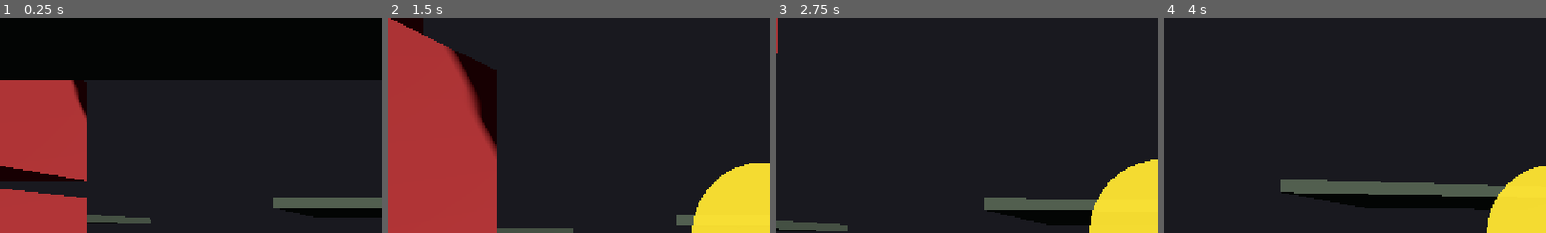
Above: before the commit, frames 1-4 (left to right).
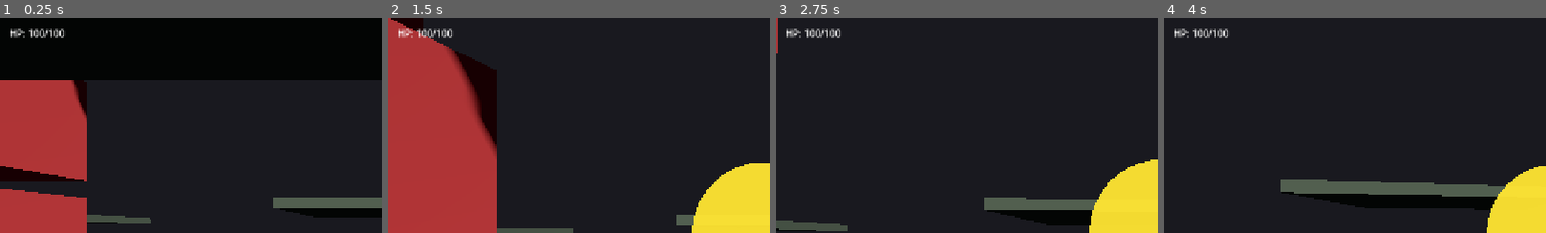
Above: after the commit, the same moments.

Repository: radomirsky/190K-G.O.P
Game: Godot game, scene res://main.tscn
The game is run twice, just before and just after one commit, with the same random seed, the same clock (stepped at 60 frames per second) and the same inputs.
Inputs (mouse positions are % of the whole screen's width and height, from its top left):
- Up to frame 1 (0.25 s): no input
- Up to frame 2 (1.5 s): tap Enter at 0.5 s; move the mouse to (55, 50) at 0.52 s; hold W from 0.53 s (still down); tap E at 0.6 s; click (55, 50) at 0.67 s; tap Space at 0.77 s; move the mouse to (45, 50) at 1.27 s; tap Q at 1.35 s
- Up to frame 3 (2.75 s): keep holding W; tap Space at 1.52 s; move the mouse to (52, 48) at 2.02 s; hold Ctrl from 2.03 s (still down)
- Up to frame 4 (4 s): keep holding W; move the mouse to (49, 52) at 2.77 s; release Ctrl at 2.78 s; tap Shift at 2.85 s; click (49, 52) at 2.92 s; tap Space at 3.02, 3.77 s; move the mouse to (57, 51) at 3.52 s; tap R at 3.6 s
The pictures show only the part of the screen within x 0-50%, y 0-50%; the shares and areas given below are measured in that part.

The runs differ from the first frame. In frame 1, 0.4% of the frame differs, in the area x 2-17%, y 4-10%; in frame 2, 0.4%; in frame 3, 0.4%; in frame 4, 0.4%.

Commit message:
Add enemy damage mechanics: implement touch damage to player, cooldown for damage, and death scatter effect with throwable shards. Update player health management and UI for better gameplay feedback.

Diff:
--- a/enemy.gd
+++ b/enemy.gd
@@ -6,9 +6,14 @@
 @export var player_path: NodePath = NodePath("../Player")
 @export var break_cooldown_sec: float = 0.25
 @export var break_radius: float = 1.35
+@export var touch_damage: int = 8
+@export var touch_distance: float = 2.1
+@export var death_shard_impulse: float = 8.0
+@export var death_shard_up: float = 3.5
 
 var _break_cd: float = 0.0
 var _player: Node3D = null
+var _dead: bool = false
 
 @onready var _break_area: Area3D = $BreakArea
 
@@ -22,6 +27,8 @@
 func _physics_process(delta: float) -> void:
 	if not is_inside_tree():
 		return
+	if _dead:
+		return
 	if _player == null or not is_instance_valid(_player):
 		_player = get_node_or_null(player_path) as Node3D
 
@@ -30,6 +37,7 @@
 	velocity.y -= gravity * delta
 
 	if _player:
+		_try_damage_player()
 		var to_p := _player.global_position - global_position
 		to_p.y = 0.0
 		if to_p.length_squared() > 0.0001:
@@ -39,6 +47,76 @@
 			velocity.z = lerpf(velocity.z, target_xz.z, 1.0 - exp(-accel * delta))
 
 	move_and_slide()
+
+func _try_damage_player() -> void:
+	if _break_cd > 0.0 or _player == null:
+		return
+	if global_position.distance_squared_to(_player.global_position) > touch_distance * touch_distance:
+		return
+	if _player.has_method("take_damage"):
+		_break_cd = break_cooldown_sec
+		_player.call("take_damage", touch_damage)
+
+
+func _die_scatter() -> void:
+	if _dead:
+		return
+	_dead = true
+	var scene := get_tree().current_scene
+	if scene == null:
+		queue_free()
+		return
+	var hum := get_node_or_null("Humanoid") as Node3D
+	if hum == null:
+		queue_free()
+		return
+	var mat_col := Color(0.95, 0.32, 0.32, 1.0)
+	for child in hum.get_children():
+		if not child is MeshInstance3D:
+			continue
+		var mi := child as MeshInstance3D
+		if mi.get_surface_override_material(0) is StandardMaterial3D:
+			mat_col = (mi.get_surface_override_material(0) as StandardMaterial3D).albedo_color
+			break
+	var scr: Script = load("res://throwable_break.gd") as Script
+	for child in hum.get_children():
+		if not child is MeshInstance3D:
+			continue
+		var mi := child as MeshInstance3D
+		var rb := RigidBody3D.new()
+		rb.set_script(scr)
+		rb.name = "BrickShard_enemy_%d" % get_instance_id()
+		rb.mass = 0.12
+		rb.continuous_cd = true
+		var mesh_i := MeshInstance3D.new()
+		var bm := BoxMesh.new()
+		var sz := 0.85
+		if mi.mesh is BoxMesh:
+			sz = (mi.mesh as BoxMesh).size.x
+		bm.size = Vector3(sz, sz, sz)
+		mesh_i.mesh = bm
+		var mat := StandardMaterial3D.new()
+		mat.albedo_color = mat_col
+		mesh_i.set_surface_override_material(0, mat)
+		var col := CollisionShape3D.new()
+		var bs := BoxShape3D.new()
+		bs.size = Vector3(sz, sz, sz)
+		col.shape = bs
+		rb.add_child(mesh_i)
+		rb.add_child(col)
+		rb.add_to_group("throwable")
+		scene.add_child(rb)
+		ThrowablesBudget.track_throwable(rb)
+		rb.global_position = mi.global_position
+		var away := (mi.global_position - global_position)
+		if away.length_squared() < 1e-6:
+			away = Vector3(randf_range(-1, 1), 0, randf_range(-1, 1))
+		away = away.normalized()
+		rb.linear_velocity = away * death_shard_impulse + Vector3.UP * death_shard_up
+		rb.angular_velocity = Vector3(
+			randf_range(-8.0, 8.0), randf_range(-8.0, 8.0), randf_range(-8.0, 8.0)
+		)
+	queue_free()
 
 
 func _on_break_area_body_entered(body: Node) -> void:
@@ -61,7 +139,7 @@
 			if away.length_squared() > 0.0001:
 				away = away.normalized()
 				rb.apply_central_impulse(away * 1.25)
-		call_deferred("queue_free")
+		call_deferred("_die_scatter")
 		return
 
 	# Враг ломает твои кубы рядом.
--- a/player.gd
+++ b/player.gd
@@ -43,6 +43,9 @@
 @export var look_key_speed: float = 1.85
 @export_range(0.0, 48.0, 0.25) var look_smoothing: float = 14.0
 @export_range(40.0, 120.0, 0.5) var camera_fov: float = 65.0
+@export var max_hp: int = 100
+@export var enemy_touch_damage: int = 8
+@export var enemy_touch_cooldown_sec: float = 0.35
 
 var gravity: float = ProjectSettings.get_setting("physics/3d/default_gravity")
 
@@ -67,6 +70,10 @@
 var _hit_marker: MeshInstance3D = null
 var _look_yaw_target: float = 0.0
 var _look_pitch_target: float = 0.0
+var _hp: int = 100
+var _hp_cd: float = 0.0
+var _hp_layer: CanvasLayer = null
+var _hp_label: Label = null
 
 
 func _ready() -> void:
@@ -81,8 +88,10 @@
 		if not win.focus_entered.is_connected(cb):
 			win.focus_entered.connect(cb)
 	call_deferred("_setup_aim_feedback")
+	call_deferred("_setup_hp_ui")
 	_look_yaw_target = rotation.y
 	_look_pitch_target = _camera_pivot.rotation.x
+	_hp = max_hp
 
 
 func _exit_tree() -> void:
@@ -121,6 +130,36 @@
 	var r := vp.get_visible_rect()
 	vp.warp_mouse(r.position + r.size * 0.5)
 	_gun_cd = maxf(_gun_cd - _delta, 0.0)
+	_hp_cd = maxf(_hp_cd - _delta, 0.0)
+
+
+func _setup_hp_ui() -> void:
+	if _hp_layer != null:
+		return
+	_hp_layer = CanvasLayer.new()
+	_hp_layer.layer = 101
+	add_child(_hp_layer)
+	_hp_label = Label.new()
+	_hp_label.text = ""
+	_hp_label.position = Vector2(16, 14)
+	_hp_label.add_theme_color_override("font_color", Color(1, 1, 1, 0.95))
+	_hp_layer.add_child(_hp_label)
+	_update_hp_ui()
+
+
+func _update_hp_ui() -> void:
+	if _hp_label:
+		_hp_label.text = "HP: %d/%d" % [_hp, max_hp]
+
+
+func take_damage(amount: int) -> void:
+	if amount <= 0:
+		return
+	if _hp_cd > 0.0:
+		return
+	_hp_cd = enemy_touch_cooldown_sec
+	_hp = clampi(_hp - amount, 0, max_hp)
+	_update_hp_ui()
 
 
 func _pitch_limit() -> float:
